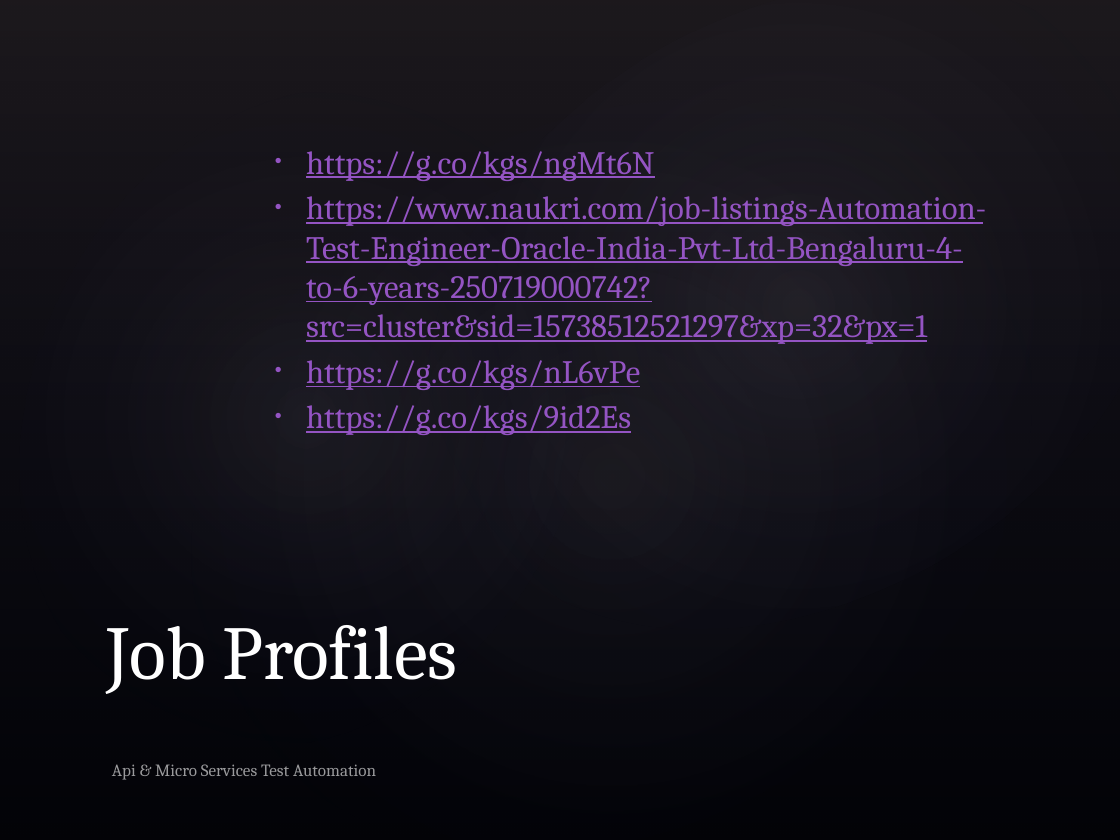
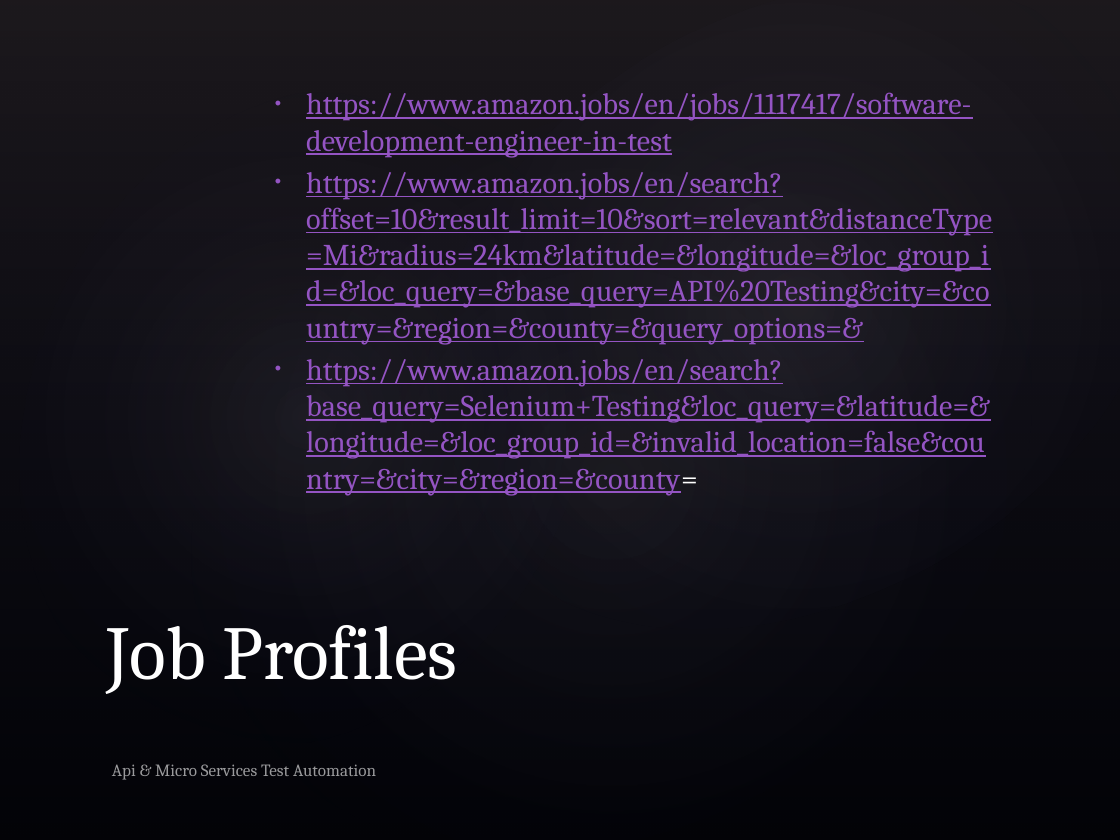
Before and after one commit to shreekhedkar/Docs, a slide deck: slide 21 of Ppt/APICourse.pptx (slide 17 before the commit). Drawn at 1120x840 pixels with LibreOffice and Linux fonts; fonts in the diff are those of the drawing; background and template pictures are left out. Boxes give left, top, right and bottom in pixels: in the first picture for what was removed or moved away, otherwise in the second. Text is boxed around its words. In the diff, an @@ line names an element or a change of style, - is before the commit and + after.

```diff
--- a/Ppt/APICourse.pptx
+++ b/Ppt/APICourse.pptx
@@ text at [306,92,992,495]: text changed; size 21 to 19.4 pt @@
-• https://g.co/kgs/ngMt6N
-• https://www.naukri.com/job-listings-Automation-Test-Engineer-Oracle-India-Pvt-Ltd-Bengaluru-4-to-6-years-250719000742?src=cluster&sid=15738512521297&xp=32&px=1
-• https://g.co/kgs/nL6vPe
-• https://g.co/kgs/9id2Es
+• https://www.amazon.jobs/en/jobs/1117417/software-development-engineer-in-test
+• https://www.amazon.jobs/en/search?offset=10&result_limit=10&sort=relevant&distanceType=Mi&radius=24km&latitude=&longitude=&loc_group_id=&loc_query=&base_query=API%20Testing&city=&country=&region=&county=&query_options=&
+• https://www.amazon.jobs/en/search?base_query=Selenium+Testing&loc_query=&latitude=&longitude=&loc_group_id=&invalid_location=false&country=&city=&region=&county=
```
Also in this commit, not shown: 6 other slides changed, 5 slides added, 1 slide removed, 36 other files.
